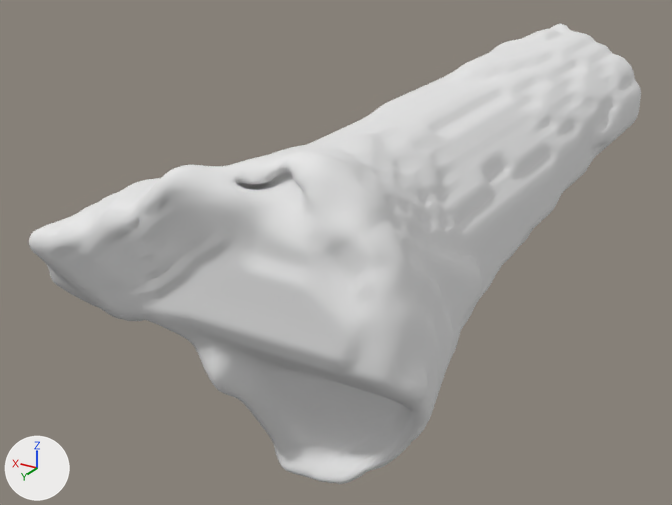
One commit to the OBJ model fracturesurgeryenv/gym_fracture/versions/v2/Assets/Patient102/proximal102.obj: the scene before it, then after it.
Rendered twice from a camera (50 mm lens) standing at (-0.051, 0.1021, 0.0428) and looking at (0.0107, -0.0008, -0.0087). Lighting does not change. The marker at lower left points along +X, +Y and +Z. The picture after the commit comes second. Where no turn or scale is listed for an object, it has been applied to the vertices.

Script lines for the objects in view, before the commit:
```python
me_2_joint_sc_3_segmentation_015 = bpy.data.meshes.new('2_JOINT_SC_3_segmentation.015')
me_2_joint_sc_3_segmentation_015.from_pydata(...)  # 10440 vertices, 20884 faces; spans x -0.0195..0.0257, y -0.058..0.0416, z -0.0233..0.0175
me_2_joint_sc_3_segmentation_015.materials.append(mat_mtl498107)  # white #e7e7e7
ob_2_joint_sc_3_segmentation_015 = bpy.data.objects.new('2_JOINT_SC_3_segmentation.015', me_2_joint_sc_3_segmentation_015)
ob_2_joint_sc_3_segmentation_015.location = (0.0, 0.0, 0.0)
```
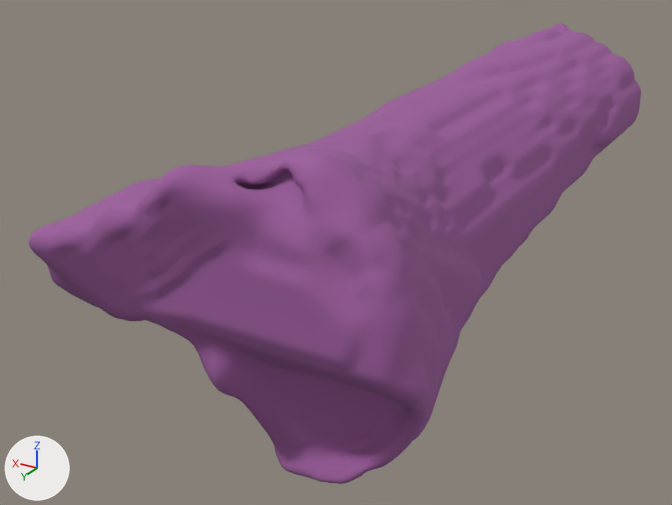
Location of each change, (x1, y1, x2, y2) in pixels of the pictures (672 x 505 px; the box of a moved part takes in the faces that stretch with it):
part 1 of me_2_joint_sc_3_segmentation_015, moved or reshaped
    both: (29, 29, 641, 479)
part 2 of me_2_joint_sc_3_segmentation_015, recoloured (white to purple)
    both: (29, 24, 640, 484)

Diff of the bpy script that builds the scene:
```diff
--- a/fracturesurgeryenv/gym_fracture/versions/v2/Assets/Patient102/proximal102.obj.py
+++ b/fracturesurgeryenv/gym_fracture/versions/v2/Assets/Patient102/proximal102.obj.py
@@ mat_mtl498107_001 @@
+mat_mtl498107_001 = principled_material('mtl498107.001')
+mat_mtl498107_001.base_color = (0.333, 0.111, 0.333)  # purple #9c5e9c
+mat_mtl498107_001.roughness = 0.945
@@ me_2_joint_sc_3_segmentation_015 @@
 me_2_joint_sc_3_segmentation_015.from_pydata(...)  # 10440 vertices, 20884 faces; spans x -0.0195..0.0257, y -0.058..0.0416, z -0.0233..0.0175
 # used by ob_2_joint_sc_3_segmentation_015; location = (0.0, 0.0, 0.0)
+# me_2_joint_sc_3_segmentation_015 part 1: 198 vertices moved from x -0.0177..0.0227, y -0.058..0.0404, z -0.0204..0.0151 to x -0.0177..0.0229, y -0.058..0.0404, z -0.0205..0.0152; 957 vertices removed from x -0.0184..0.0243, y -0.058..0.0413, z -0.0202..0.0148; 957 vertices added at x -0.0184..0.0244, y -0.058..0.0413, z -0.0206..0.0148
+# me_2_joint_sc_3_segmentation_015 part 2: 17337 faces spanning x -0.0195..0.0257, y -0.058..0.0416, z -0.0233..0.0175 switch from mat_mtl498107 (white #e7e7e7) to mat_mtl498107_001 (purple #9c5e9c)
```
